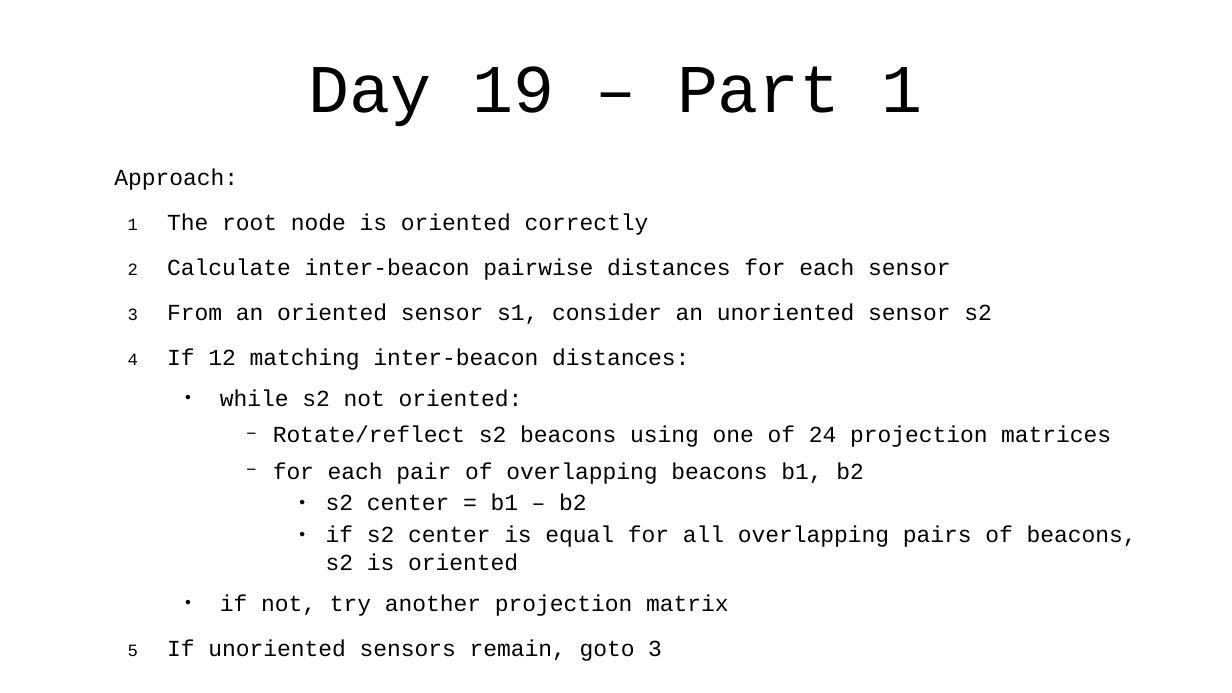
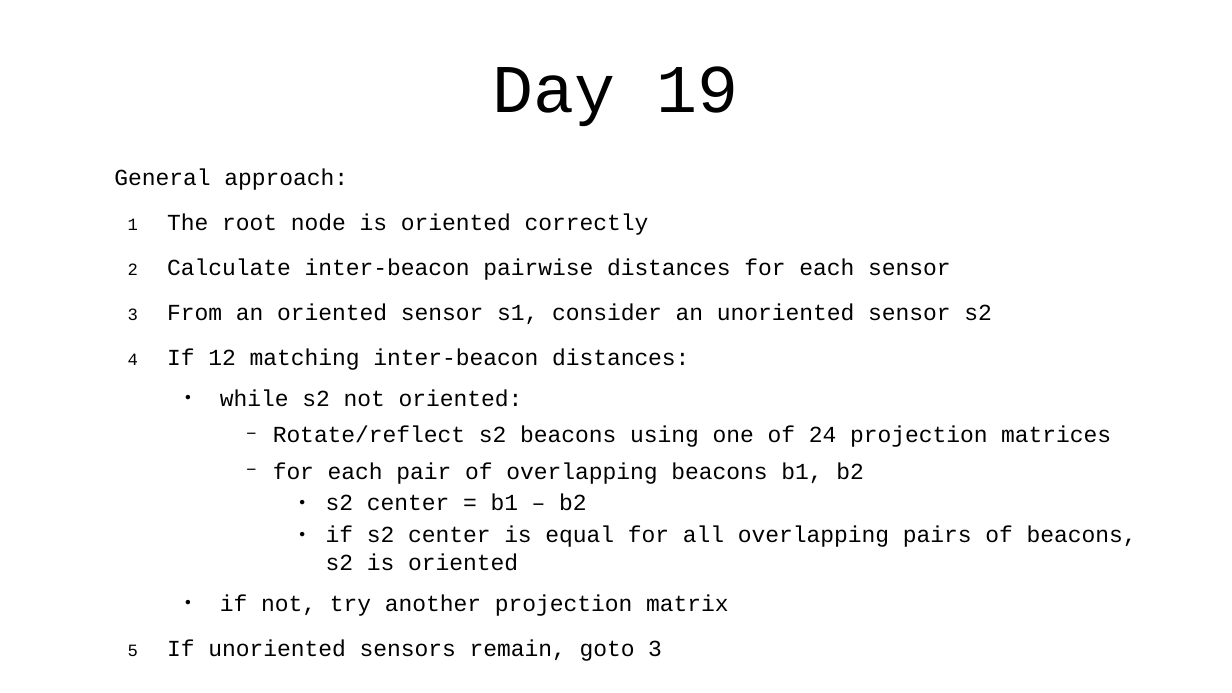
Before and after one commit to jlewis200/advent_of_code_21, a slide deck: slide 27 of aoc-cantina-time.odp. Drawn at 1232x693 pixels with LibreOffice and Linux fonts; fonts in the diff are those of the drawing. Boxes give left, top, right and bottom in pixels: in the first picture for what was removed or moved away, otherwise in the second. Text is boxed around its words. In the diff, an @@ line names an element or a change of style, - is before the commit and + after.

```diff
--- a/aoc-cantina-time.odp
+++ b/aoc-cantina-time.odp
@@ title at [493, 66, 739, 126]: text changed @@
-Day 19 – Part 1
+Day 19
@@ text at [114, 168, 348, 190]: text changed @@
-Approach:
+General approach:
```
Also in this commit, not shown: 7 other slides changed, 7 slides added, 1 slide removed, 3 other files.
